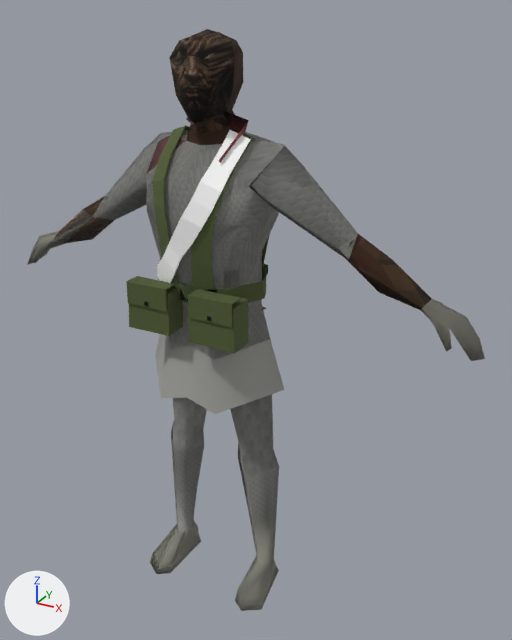
Renders of the glTF model assets/zombies/characters/zed_patient_b.glb from each side of a commit.
Rendered twice from a 50 mm camera at (1.03, -1.63, 1.76) aimed at (0.097, 0.066, 0.912). Lighting does not change. The marker at lower left points along +X, +Y and +Z. The first picture is the older version. Where no turn or scale is listed for an object, it has been applied to the vertices. Vertices at exactly the same position are counted once.

The first picture shows 'grunt_leg_l', 'grunt_torso', 'us_grunt_joined', 'web_bandolier', 'web_belt', 'web_buckle', 'web_clip_b_l', 'web_clip_f_l', 'web_flap_l', 'web_flap_r', 'web_pouch_l', 'web_pouch_r', 'web_snap_l', 'web_snap_r', 'web_susp_l', 'web_susp_r' and 6 more.
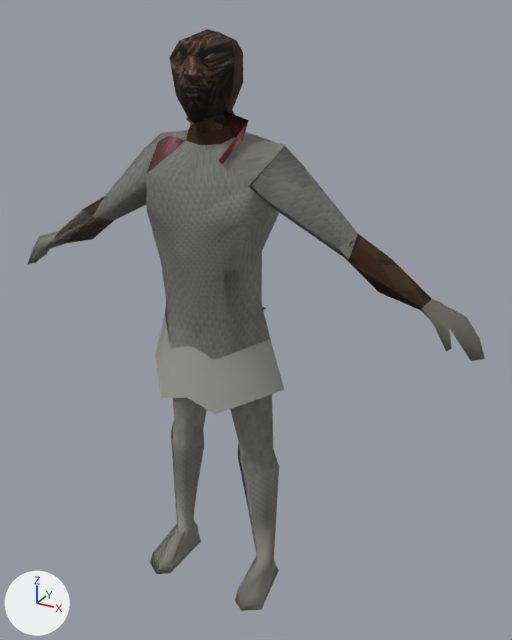
Not visible in the pictures: 'web_clip_f_r'.

Changed parts and their boxes [x1, y1, x2, y2] in the pictures (512 x 640 px; the box of a moved part takes in the faces that stretch with it):
'web_bandolier', deleted: before [157, 130, 251, 283]
'web_pouch_l', deleted (green): before [189, 298, 249, 353]
'web_susp_l', deleted: before [191, 132, 269, 290]
'web_pouch_r', deleted (green): before [129, 287, 183, 336]
'web_susp_r', deleted (green): before [152, 125, 189, 284]
'web_flap_l', deleted (green): before [188, 289, 241, 327]
'web_flap_r', deleted (green): before [126, 276, 175, 312]
'web_belt', deleted (green): before [159, 266, 267, 303]
'web_buckle', deleted: before [180, 284, 188, 301]
'web_clip_f_l', deleted: before [206, 289, 217, 293]
'web_clip_b_l', deleted: before [263, 264, 268, 274]
'web_snap_l', deleted: before [207, 317, 211, 321]
'web_snap_r', deleted: before [144, 302, 148, 306]
part 1 of me_humanoidbase_notoverlapping_002, moved or reshaped (not visible before): after [155, 316, 284, 414]
part 2 of me_humanoidbase_notoverlapping_002, moved or reshaped (not visible afterwards): before [155, 339, 284, 414]

The change, as a diff of the scene's bpy script:
```diff
--- a/assets/zombies/characters/zed_patient_b.glb.py
+++ b/assets/zombies/characters/zed_patient_b.glb.py
@@ me_humanoidbase_notoverlapping_002 @@
 me_humanoidbase_notoverlapping_002.from_pydata(...)  # 258 vertices, 450 faces; spans x -0.77..0.77, y -0.18..0.16, z 0.0..1.71
-me_humanoidbase_notoverlapping_002.vertices[131].co = (-0.1, 0.13, 0.71)
-me_humanoidbase_notoverlapping_002.vertices[132].co = (0.0, 0.16, 0.78)
-me_humanoidbase_notoverlapping_002.vertices[133].co = (0.1, 0.13, 0.71)
-me_humanoidbase_notoverlapping_002.vertices[135].co = (0.09, -0.18, 0.71)  # pixel (215, 414)
-me_humanoidbase_notoverlapping_002.vertices[136].co = (-0.01, -0.18, 0.73)  # pixel (186, 397)
-me_humanoidbase_notoverlapping_002.vertices[137].co = (-0.09, -0.18, 0.71)  # pixel (161, 398)
+# me_humanoidbase_notoverlapping_002 part 1
+me_humanoidbase_notoverlapping_002.vertices[131].co = (-0.09, -0.18, 0.71)  # pixel (161, 398)
+me_humanoidbase_notoverlapping_002.vertices[132].co = (-0.01, -0.18, 0.73)  # pixel (186, 397)
+me_humanoidbase_notoverlapping_002.vertices[133].co = (0.09, -0.18, 0.71)  # pixel (215, 414)
+# me_humanoidbase_notoverlapping_002 part 2
+me_humanoidbase_notoverlapping_002.vertices[135].co = (0.1, 0.13, 0.71)
+me_humanoidbase_notoverlapping_002.vertices[136].co = (0.0, 0.16, 0.78)
+me_humanoidbase_notoverlapping_002.vertices[137].co = (-0.1, 0.13, 0.71)
 me_humanoidbase_notoverlapping_002.materials.append(mat_zed_patient_b_cloth_001)
@@ ob_web_bandolier @@
-ob_web_bandolier = bpy.data.objects.new('web_bandolier', me_web_bandolier_001)
@@ ob_web_belt @@
-ob_web_belt = bpy.data.objects.new('web_belt', me_web_belt_001)
@@ ob_web_buckle @@
-ob_web_buckle = bpy.data.objects.new('web_buckle', me_web_buckle_001)
@@ ob_web_clip_b_l @@
-ob_web_clip_b_l = bpy.data.objects.new('web_clip_b_l', me_web_clip_b_l_001)
@@ ob_web_clip_f_l @@
-ob_web_clip_f_l = bpy.data.objects.new('web_clip_f_l', me_web_clip_f_l_001)
@@ ob_web_clip_f_r @@
-ob_web_clip_f_r = bpy.data.objects.new('web_clip_f_r', me_web_clip_f_r_001)
@@ ob_web_flap_l @@
-ob_web_flap_l = bpy.data.objects.new('web_flap_l', me_web_flap_l_002)
@@ ob_web_flap_r @@
-ob_web_flap_r = bpy.data.objects.new('web_flap_r', me_web_flap_r_002)
@@ ob_web_pouch_l @@
-ob_web_pouch_l = bpy.data.objects.new('web_pouch_l', me_web_pouch_l_002)
@@ ob_web_pouch_r @@
-ob_web_pouch_r = bpy.data.objects.new('web_pouch_r', me_web_pouch_r_002)
@@ ob_web_snap_l @@
-ob_web_snap_l = bpy.data.objects.new('web_snap_l', me_web_snap_l_001)
@@ ob_web_snap_r @@
-ob_web_snap_r = bpy.data.objects.new('web_snap_r', me_web_snap_r_001)
@@ ob_web_susp_l @@
-ob_web_susp_l = bpy.data.objects.new('web_susp_l', me_web_susp_l_001)
@@ ob_web_susp_r @@
-ob_web_susp_r = bpy.data.objects.new('web_susp_r', me_web_susp_r_001)
```
